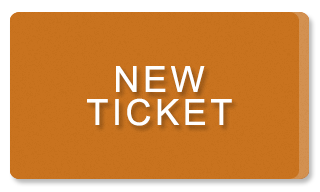
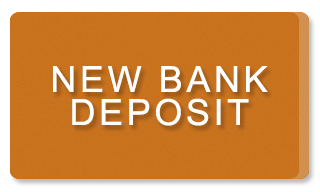
Two versions of the same layered image (320x192). Layer-by-layer changes:
added layer "New Bank Deposit" above "Bank Deposit" over [53, 66, 268, 126]
hid "new Ticket" over [87, 66, 232, 126]
